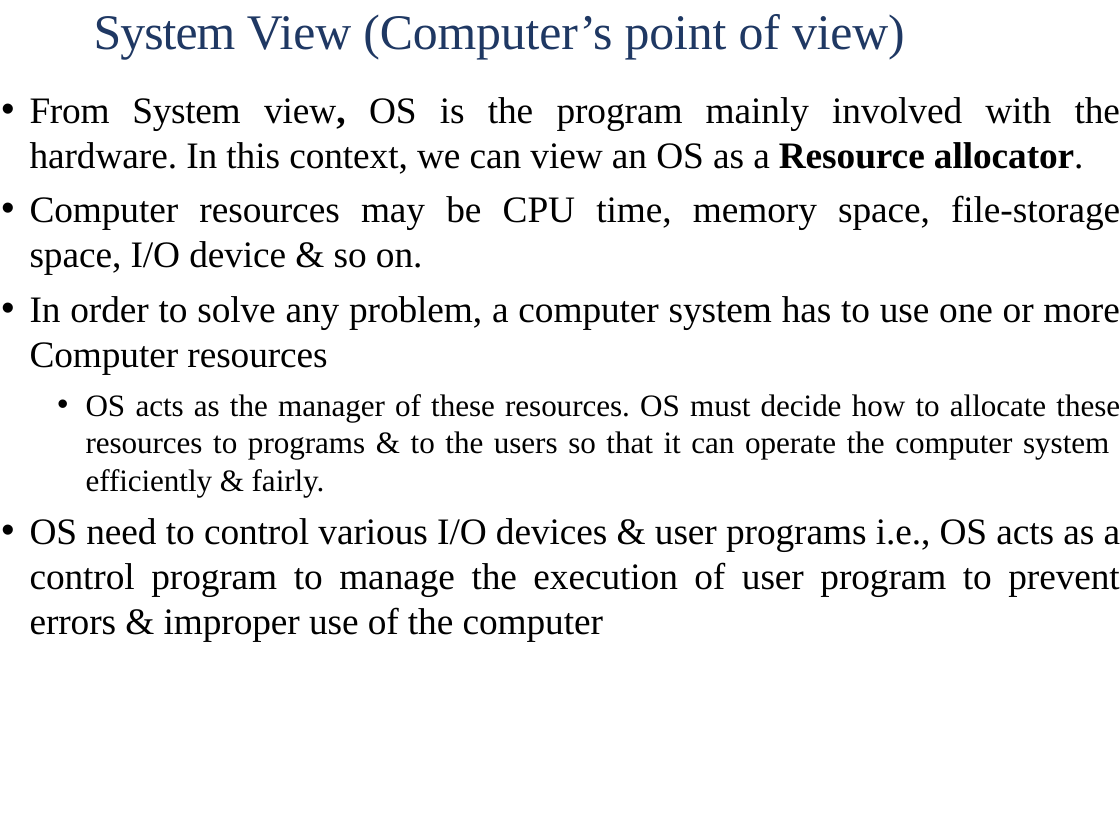
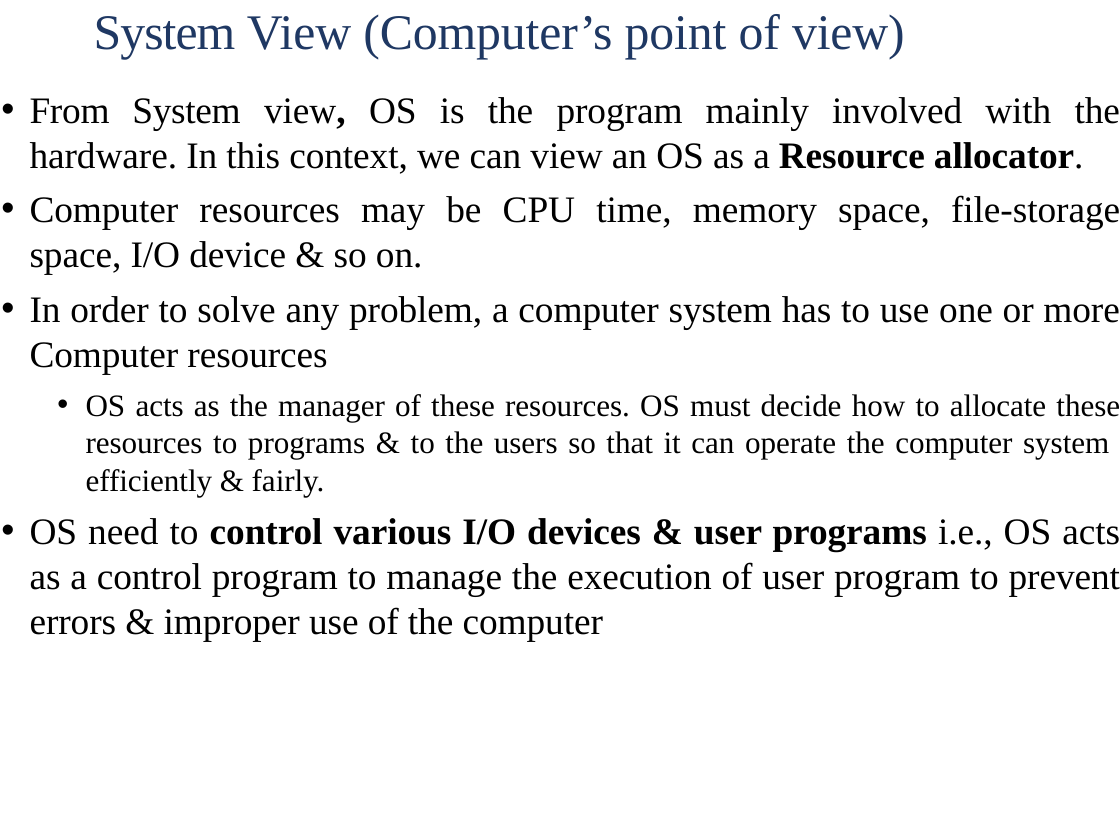
Before and after one commit to arjundontflex/notes.github.io, a slide deck: slide 13 of OS/OS_Module1_2023.pptx (slide 11 before the commit). Drawn at 1120x840 pixels with LibreOffice and Linux fonts; fonts in the diff are those of the drawing; background and template pictures are left out. Boxes give left, top, right and bottom in pixels: in the first picture for what was removed or moved away, otherwise in the second. Text is boxed around its words. In the diff, an @@ line names an element or a change of style, - is before the commit and + after.

```diff
--- a/OS/OS_Module1_2023.pptx
+++ b/OS/OS_Module1_2023.pptx
@@ text at [30,518,1120,641]: bold on in "control various I/O devices & user programs" @@
```
Also in this commit, not shown: 10 other slides changed, 6 slides added, 5 other files.
